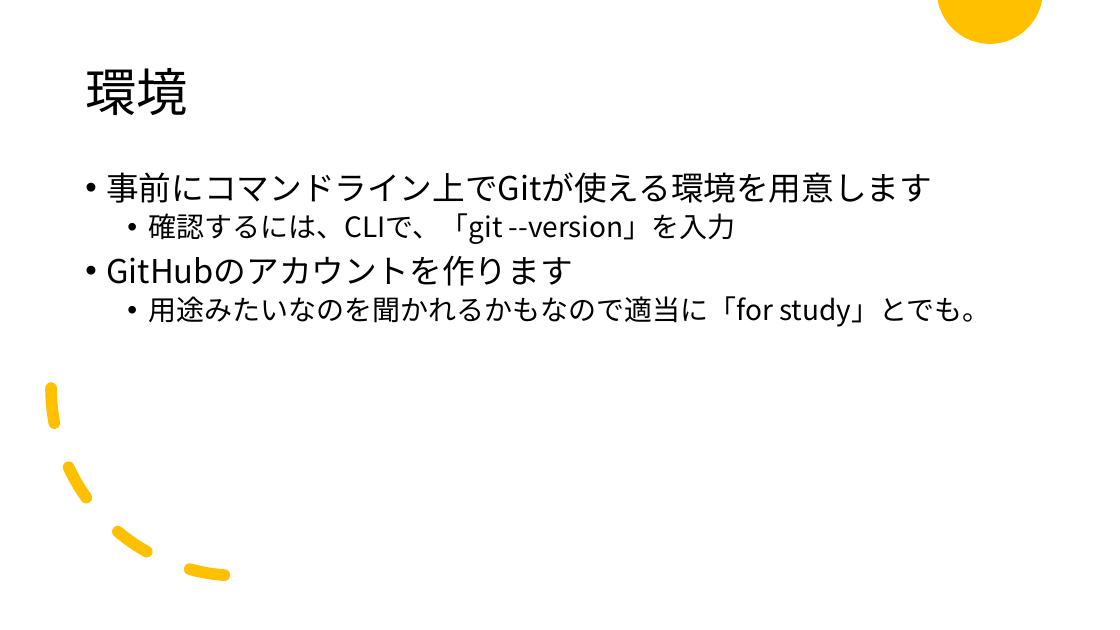
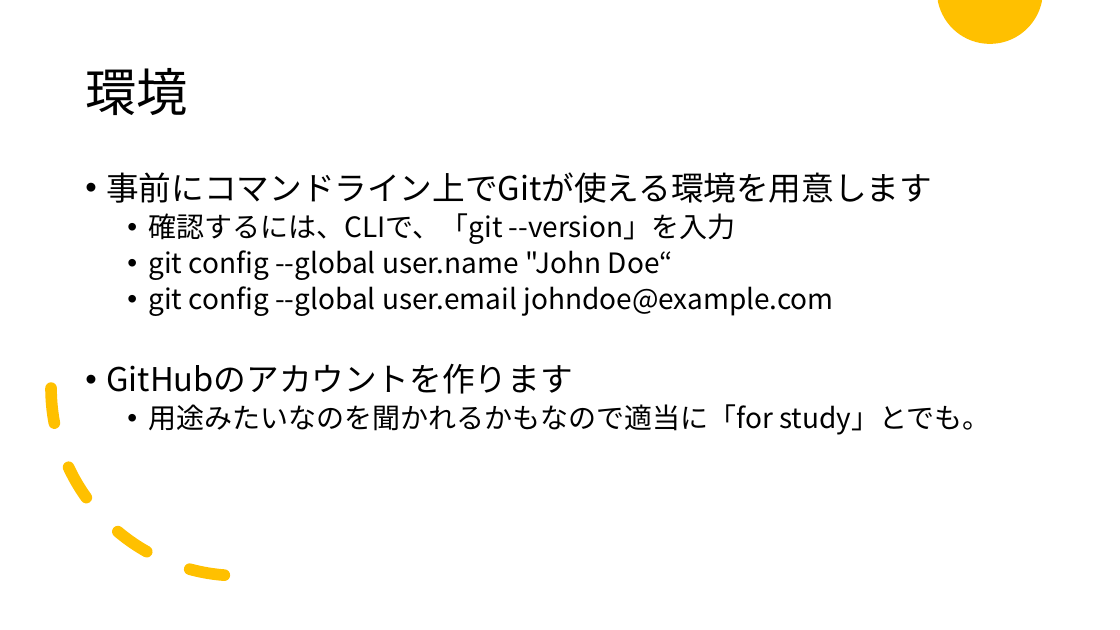
Before and after one commit to maru0519/git-edu, a slide deck: slide 13 of siryou.pptx. Drawn at 1120x630 pixels with LibreOffice and Linux fonts; fonts in the diff are those of the drawing. Boxes give left, top, right and bottom in pixels: in the first picture for what was removed or moved away, otherwise in the second. Text is boxed around its words. In the diff, an @@ line names an element or a change of style, - is before the commit and + after.

```diff
--- a/siryou.pptx
+++ b/siryou.pptx
@@ text at box(148, 250, 833, 316): paragraphs added @@
+  • git config --global user.name "John Doe“
+  • git config --global user.email johndoe@example.com
```
Also in this commit, not shown: 17 other slides changed, 35 slides added, 4 slides removed.
